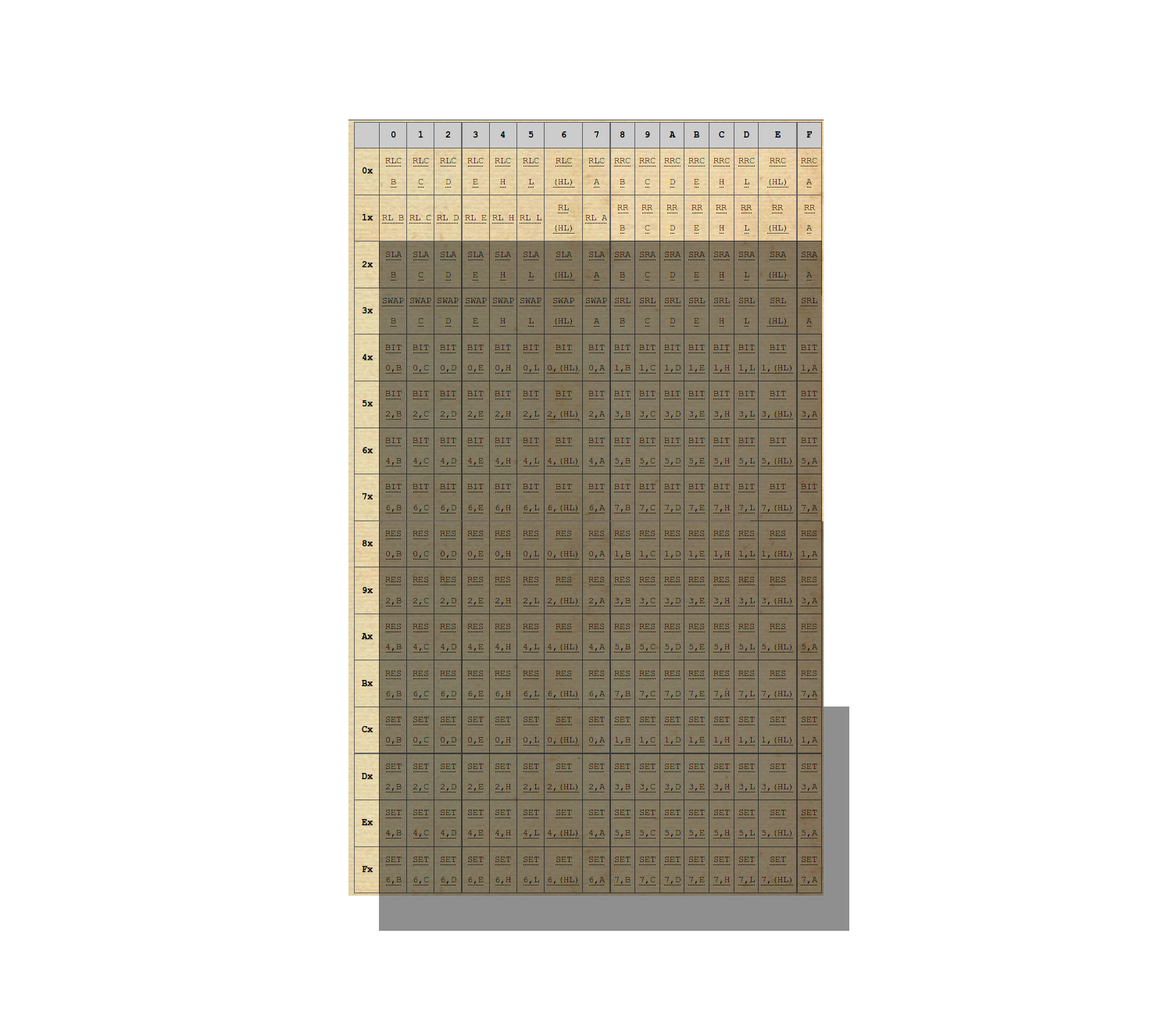
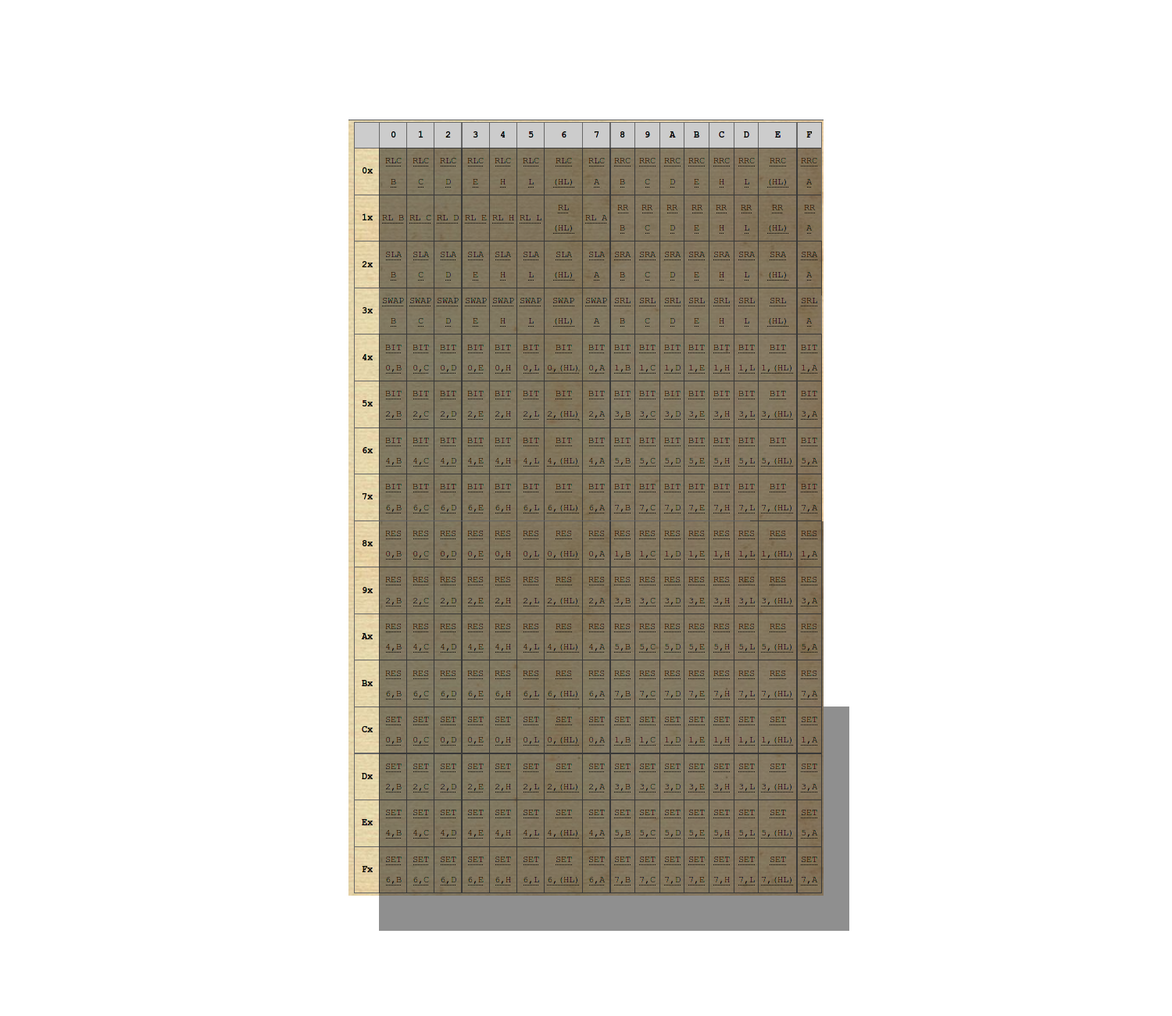
Revision of a layered 1172 × 1016 image; what changed, layer by layer:
painted on "Ebene" over 379, 147, 822, 242
